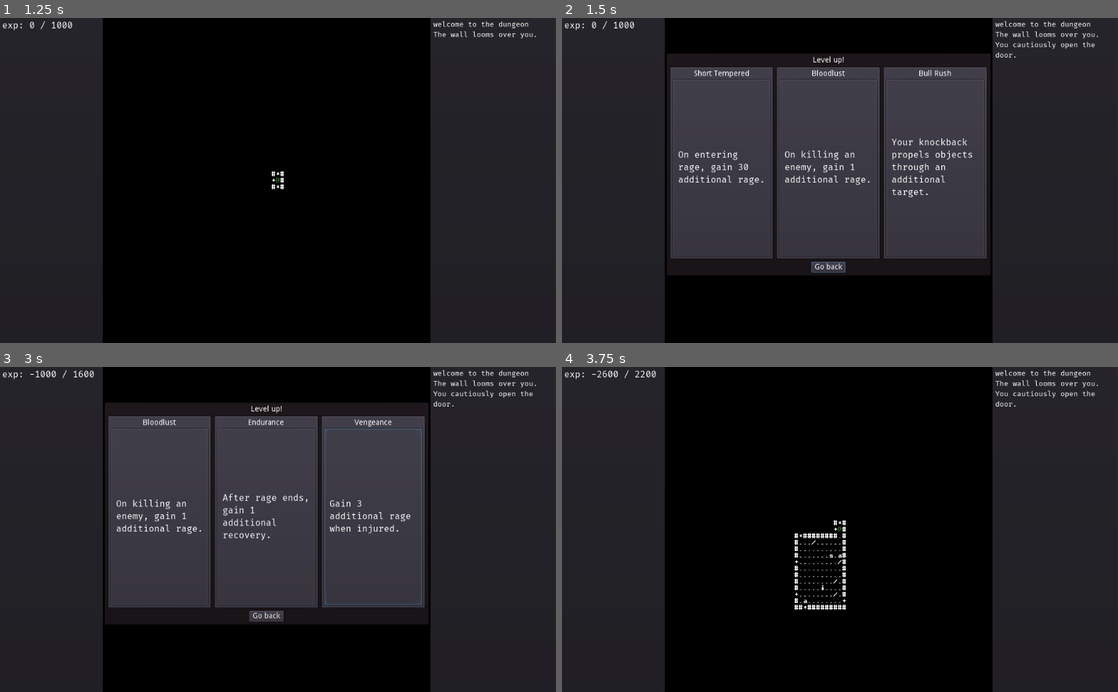
Above: before the commit, frames 1-4 (two rows, left to right).
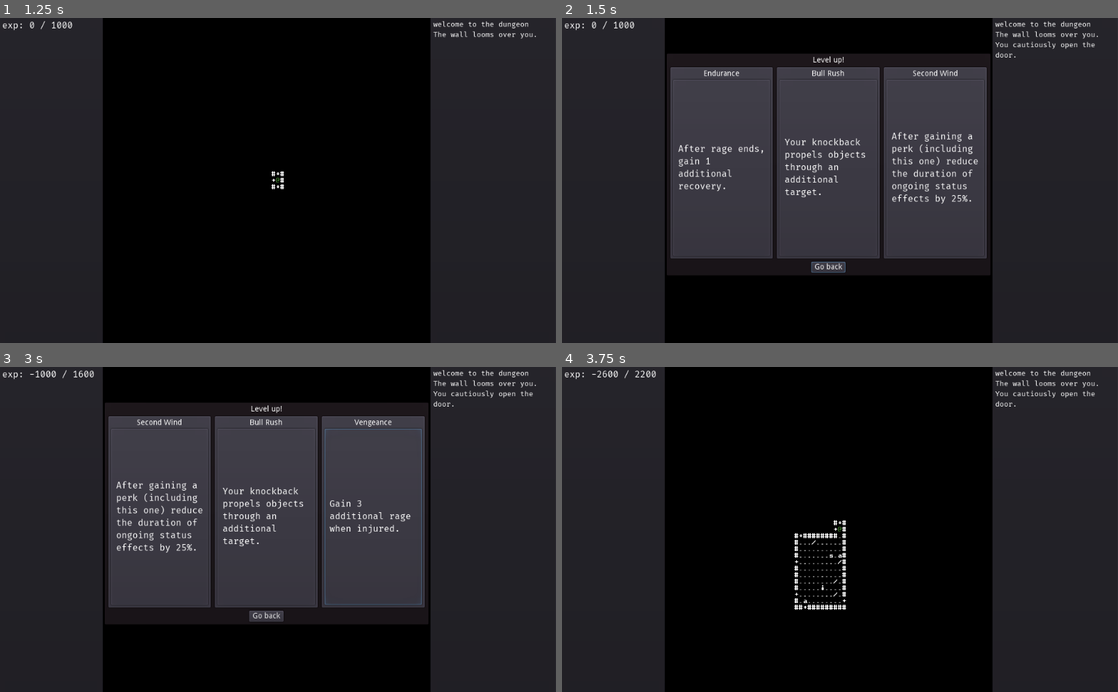
Above: after the commit, the same moments.

Repository: redxaxder/7DRL2022
Game: Godot game, scene res://scenes/root.tscn
The game is run twice, just before and just after one commit, with the same random seed, the same clock (stepped at 60 frames per second) and the same inputs.
Inputs (mouse positions are in pixels of both pictures, inside the frame that each line leads up to):
- Up to frame 1 (1.25 s): tap Space (action) at 0.5 s; hold Right (right) from 0.53 s (still down); hold Space (action) from 0.53 s (still down)
- Up to frame 2 (1.5 s): release Right (right) at 1.28 s; release Space (action) at 1.28 s; hold Down (down) from 1.28 s (still down); tap Enter (level_up) at 1.35 s
- Up to frame 3 (3 s): release Down (down) at 2 s; click (161, 516) at 2 s, where only the run before the commit has a clickable "On entering rage, gain 30 add…"; tap Enter (level_up) at 2.75 s; hold Right (right) from 2.78 s (still down); hold . (pass) from 2.78 s (still down)
- Up to frame 4 (3.75 s): release Right (right) at 3.5 s; release . (pass) at 3.5 s; click (723, 516) at 3.5 s, where only the run before the commit has a clickable "On killing an enemy, gain 1 a…"

Frame 1 is identical in both runs. In frame 2, 2.5% of the frame differs, in the area x 20-75%, y 16-58%; in frame 3, 2.0%; in frame 4, nothing differs.

Commit message:
second wind perk

Diff:
--- a/lib/perk.gd
+++ b/lib/perk.gd
@@ -6,7 +6,7 @@
 var perk_type: int
 var description: String
 
-enum PERK_TYPE{ SHORT_TEMPERED, BLOODLUST, VENGEANCE, ENDURANCE, POWER_ATTACK }
+enum PERK_TYPE{ SHORT_TEMPERED, BLOODLUST, VENGEANCE, ENDURANCE, POWER_ATTACK, SECOND_WIND }
 
 func evolve_perk() -> bool:
 	return false
--- /dev/null
+++ b/lib/perks/secondwind.gd
@@ -0,0 +1,21 @@
+extends Perk
+
+var bonus: int
+
+func _init():
+	perk_type = PERK_TYPE.SECOND_WIND
+	config()
+
+func evolve_perk() -> bool:
+	if level >= 2:
+		return false
+	level += 1
+	config()
+	return true
+
+var titles = ["Second Wind", "Third Wind", "Windtouched"]
+var bonuses = [25,15,10]
+func config():
+	title = titles[level]
+	bonus = bonuses[level]
+	description = "After gaining a perk (including this one) reduce the duration of ongoing status effects by {0}%.".format([bonus])
--- a/scenes/level_up_modal.gd
+++ b/scenes/level_up_modal.gd
@@ -9,6 +9,7 @@
 	preload("res://lib/perks/vengeance.gd").new(),
 	preload("res://lib/perks/bloodlust.gd").new(),
 	preload("res://lib/perks/powerattack.gd").new(),
+	preload("res://lib/perks/secondwind.gd").new(),
 	]
 
 func _ready():
--- a/sprites/pc.gd
+++ b/sprites/pc.gd
@@ -17,6 +17,7 @@
 var recovery: int = 0
 var southpaw = false
 var extra_knockback: int = 0
+var second_wind_bonus: int = 0
 
 const base_experience_gain_rate: int = 10
 const experience_gain_step: int = 10
@@ -276,6 +277,12 @@
 			starting_rage += p.bonus
 		p.PERK_TYPE.POWER_ATTACK:
 			extra_knockback += p.bonus
+		p.PERK_TYPE.SECOND_WIND:
+			second_wind_bonus += p.bonus
+	var second_wind_recovery = float(second_wind_bonus) / 100.0
+	fatigue = int(fatigue * (1 - second_wind_recovery))
+	for d in debuffs.keys():
+		debuffs[d] = int(debuffs[d] * (1 - second_wind_recovery))
 	emit_signal(constants.PLAYER_STATUS_CHANGED)
 	emit_signal(constants.PLAYER_LEVEL_UP)
 
